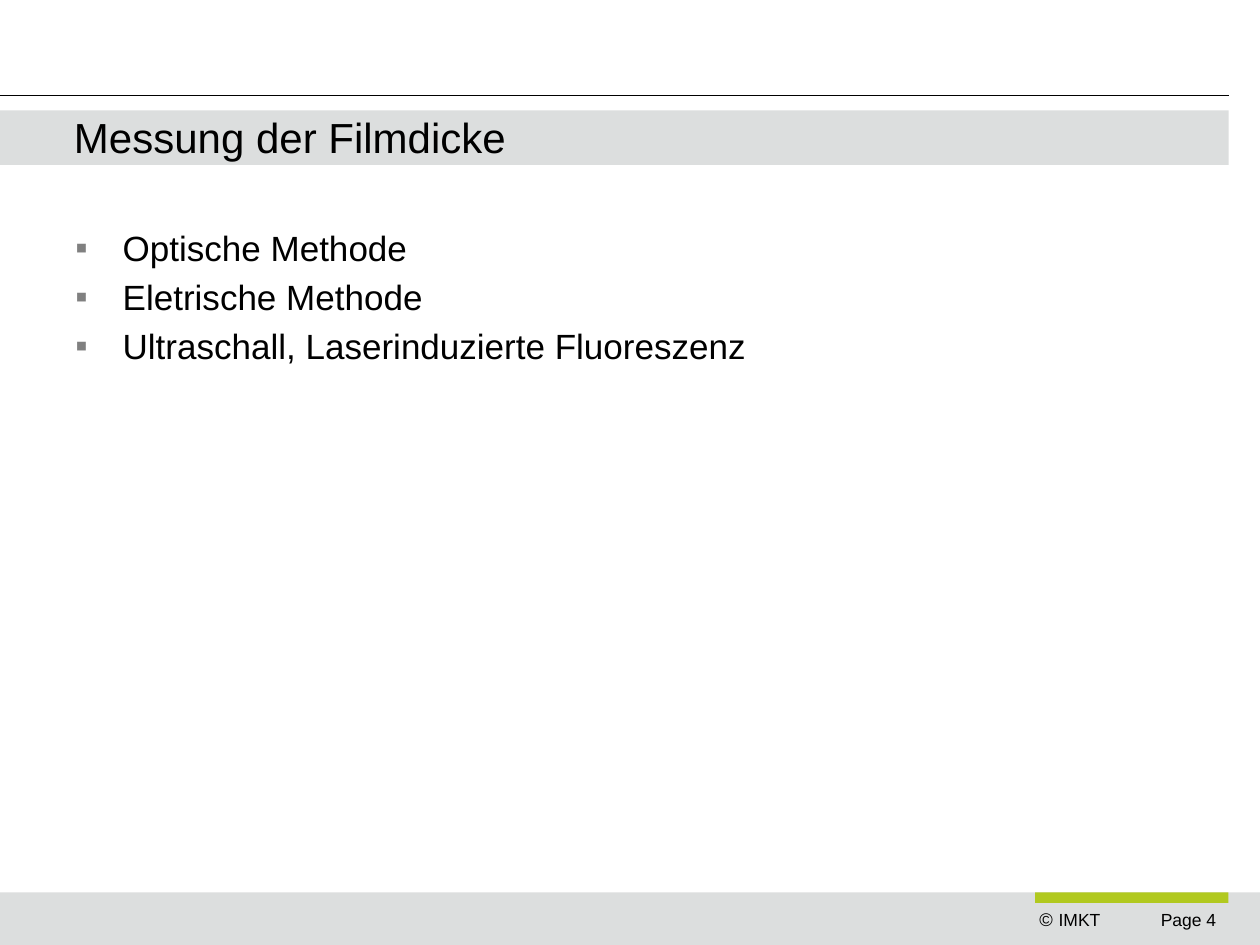
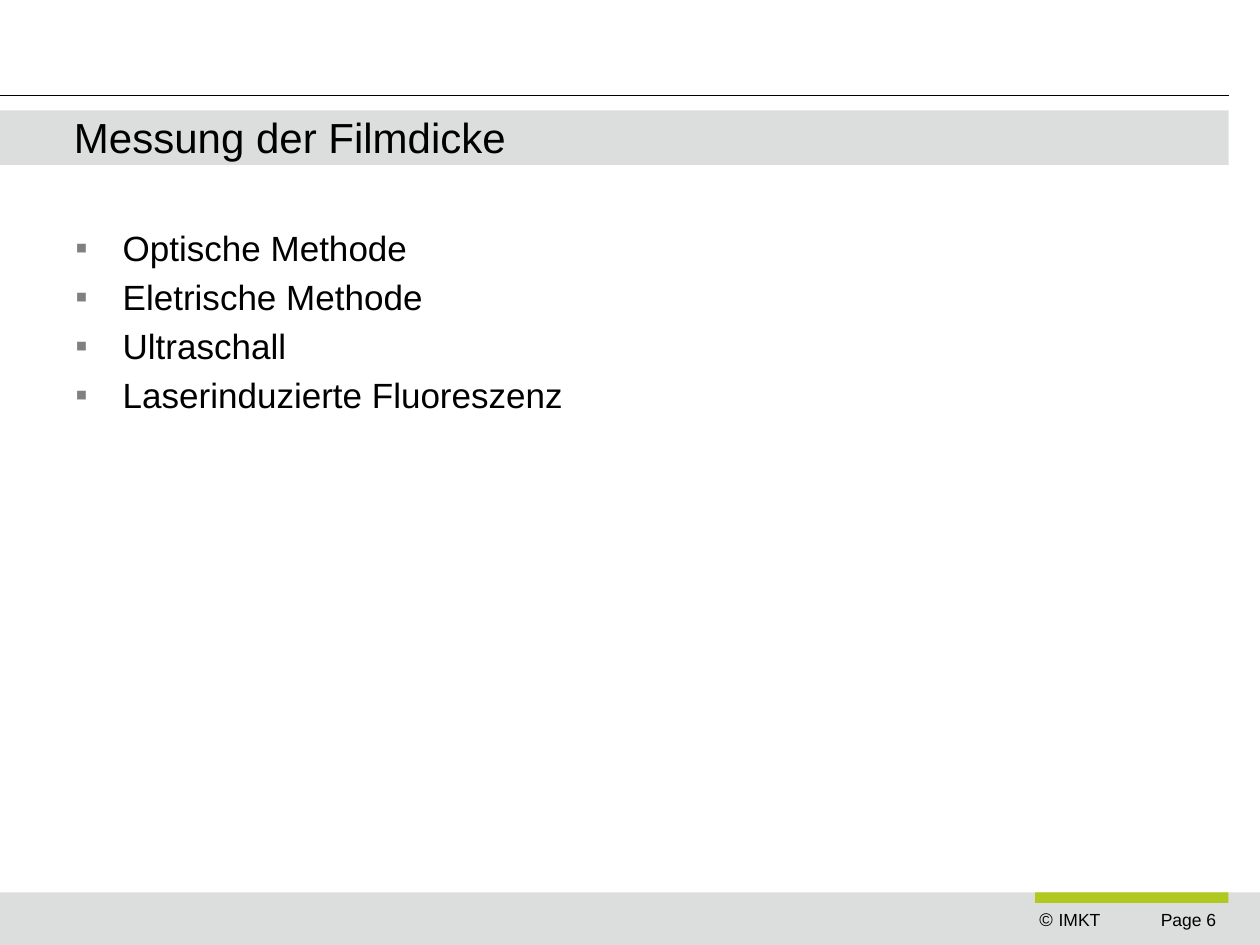
Before and after one commit to ngocminhdao88/dao_masterarbeit, a slide deck: slide 6 of presentations/ziel_der_arbeit_vw.pptx (slide 4 before the commit). Drawn at 1260x945 pixels with LibreOffice and Linux fonts; fonts in the diff are those of the drawing; background and template pictures are left out. Boxes give left, top, right and bottom in pixels: in the first picture for what was removed or moved away, otherwise in the second. Text is boxed around its words. In the diff, an @@ line names an element or a change of style, - is before the commit and + after.

```diff
--- a/presentations/ziel_der_arbeit_vw.pptx
+++ b/presentations/ziel_der_arbeit_vw.pptx
@@ text at (123, 333, 563, 409): text changed @@
-▪ Ultraschall, Laserinduzierte Fluoreszenz
+▪ Ultraschall
+▪ Laserinduzierte Fluoreszenz
@@ page number at (1161, 913, 1216, 930): text changed @@
-Page 4
+Page 6
```
Also in this commit, not shown: 4 other slides changed, 2 slides added, 10 other files.
